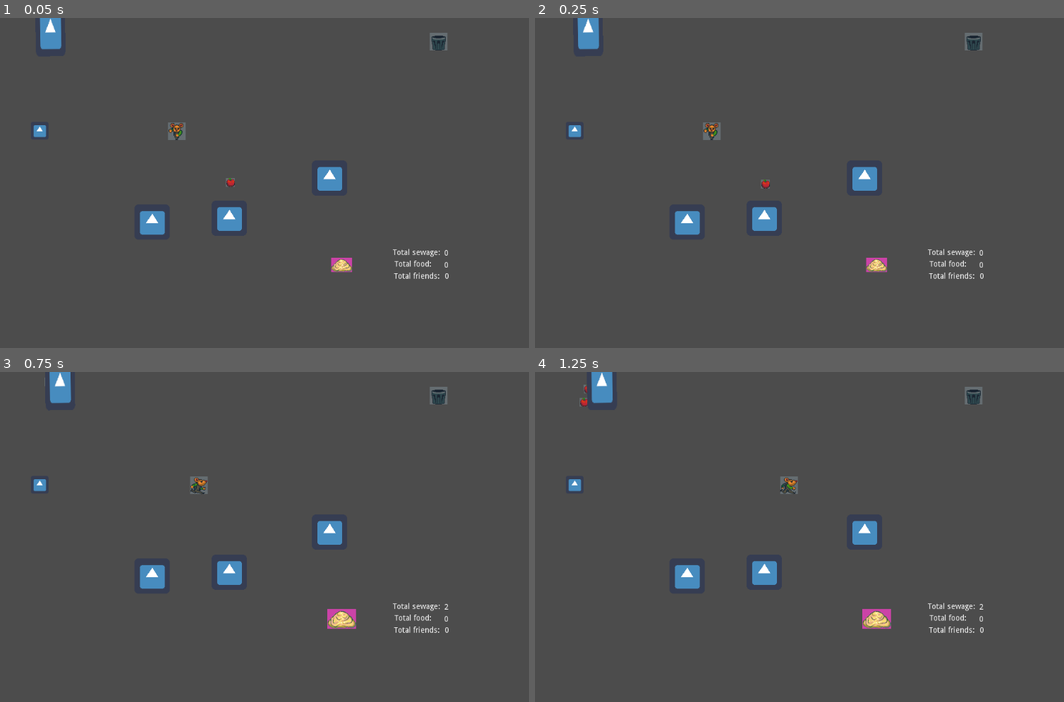
Above: before the commit, frames 1-4 (two rows, left to right).
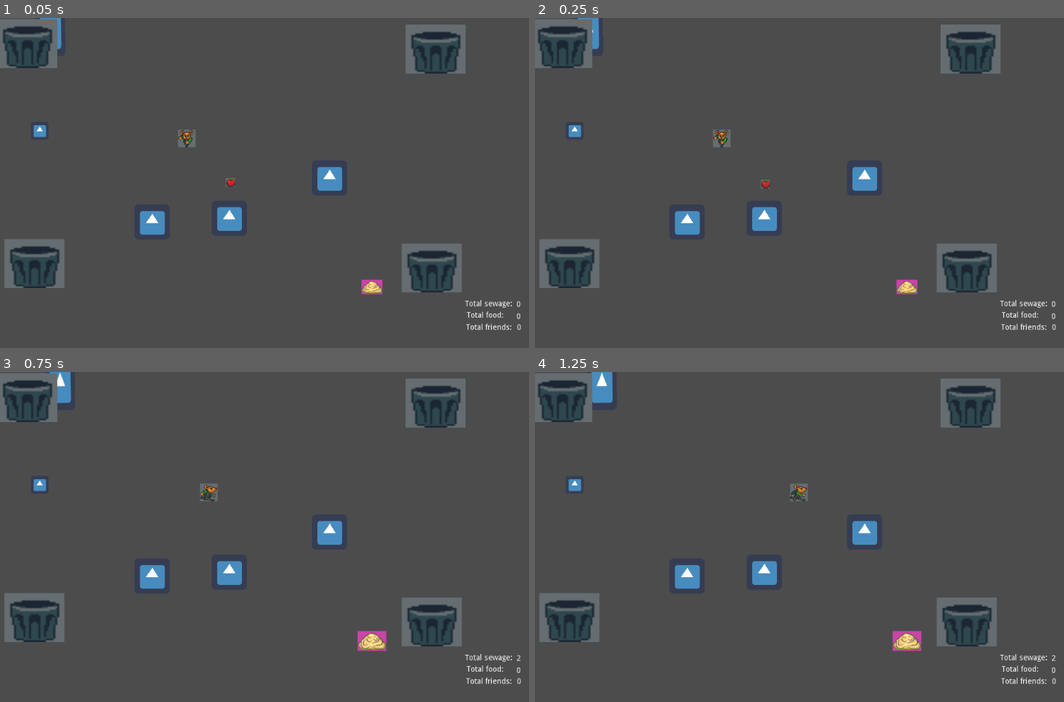
Above: after the commit, the same moments.

Repository: darthbeeblebrox/gamejam2
Game: Godot game, scene res://Scenes/Main.tscn
Same seed, same stepped clock (60 frames per second), same inputs: the game is played once before the commit and once after it. The engine's default icon, where the game draws it, is replaced by a stand-in: a white triangle on a blue panel in a dark square.
Inputs:
- Up to frame 1 (0.05 s): no input
- Up to frame 2 (0.25 s): no input
- Up to frame 3 (0.75 s): tap Enter (ui_accept) at 0.5 s; hold Right (ui_right) from 0.53 s (still down); hold Space (ui_dash, bound only after the commit) from 0.53 s (still down)
- Up to frame 4 (1.25 s): keep holding Right (ui_right); keep holding Space (ui_dash, bound only after the commit); tap Enter (ui_accept) at 0.77 s

The runs differ from the first frame. In frame 1, 7.0% of the frame differs, in the area x 0-99%, y 0-95%; in frame 2, 7.0%; in frame 3, 7.3%; in frame 4, 7.3%.

Commit message:
Corner trash cans that eat the trash

Diff:
--- a/Scenes/Main.tscn
+++ b/Scenes/Main.tscn
@@ -12,16 +12,13 @@
 [node name="Main" type="Node"]
 
 [node name="Player" parent="." instance=ExtResource( 1 )]
-position = Vector2( 321, 206 )
-
-[node name="TrashCan" parent="." instance=ExtResource( 2 )]
-position = Vector2( 796, 43 )
+position = Vector2( 339, 219 )
 
 [node name="Food" parent="." instance=ExtResource( 5 )]
 position = Vector2( 418, 299 )
 
 [node name="HUD" parent="." instance=ExtResource( 4 )]
-position = Vector2( 713, 420 )
+position = Vector2( 844, 513 )
 
 [node name="Sewers" type="Node" parent="."]
 
@@ -37,7 +34,21 @@
 [node name="NPCPath" parent="." instance=ExtResource( 6 )]
 
 [node name="Fatberg" parent="." instance=ExtResource( 7 )]
-position = Vector2( 620, 447 )
+position = Vector2( 675, 487 )
 
 [node name="NPCShop" parent="." instance=ExtResource( 8 )]
 position = Vector2( 72, 204 )
+
+[node name="TrashCans" type="Node" parent="."]
+
+[node name="TrashCan" parent="TrashCans" instance=ExtResource( 2 )]
+position = Vector2( 792, 55 )
+
+[node name="TrashCan2" parent="TrashCans" instance=ExtResource( 2 )]
+position = Vector2( 64, 445 )
+
+[node name="TrashCan3" parent="TrashCans" instance=ExtResource( 2 )]
+position = Vector2( 785, 453 )
+
+[node name="TrashCan4" parent="TrashCans" instance=ExtResource( 2 )]
+position = Vector2( 51, 45 )
--- a/Scenes/Player.tscn
+++ b/Scenes/Player.tscn
@@ -128,3 +128,9 @@
 __meta__ = {
 "_edit_use_anchors_": false
 }
+
+[node name="DashCooldown" type="Timer" parent="."]
+wait_time = 0.5
+one_shot = true
+
+[connection signal="timeout" from="DashCooldown" to="." method="_on_DashCooldown_timeout"]
--- a/Scenes/TrashCan.tscn
+++ b/Scenes/TrashCan.tscn
@@ -27,17 +27,20 @@
 } ]
 
 [sub_resource type="CapsuleShape2D" id=4]
-radius = 15.0
+radius = 55.0
 height = 6.0
 
 [node name="TrashCan" type="Area2D"]
 script = ExtResource( 2 )
 
 [node name="AnimatedSprite" type="AnimatedSprite" parent="."]
+position = Vector2( -1, 1 )
+scale = Vector2( 3.40625, 2.78125 )
 frames = SubResource( 3 )
 animation = "trashcan"
 
 [node name="CollisionShape2D" type="CollisionShape2D" parent="."]
+position = Vector2( -1, 0 )
 shape = SubResource( 4 )
 
 [connection signal="body_entered" from="." to="." method="_on_TrashCan_body_entered"]
--- /dev/null
+++ b/Scenes/TrashResource.tscn
@@ -0,0 +1,20 @@
+[gd_scene load_steps=4 format=2]
+
+[ext_resource path="res://Sprites/Items/trash.png" type="Texture" id=1]
+[ext_resource path="res://Scripts/TrashResource.gd" type="Script" id=2]
+
+[sub_resource type="CircleShape2D" id=3]
+radius = 16.2788
+
+[node name="Trash" type="RigidBody2D"]
+script = ExtResource( 2 )
+
+[node name="AnimatedSprite" type="Sprite" parent="."]
+texture = ExtResource( 1 )
+
+[node name="CollisionShape2D" type="CollisionShape2D" parent="."]
+shape = SubResource( 3 )
+
+[node name="PickUpArea" type="Area2D" parent="."]
+
+[connection signal="body_entered" from="PickUpArea" to="." method="_on_PickUpArea_body_entered"]
--- a/Scripts/NPC.gd
+++ b/Scripts/NPC.gd
@@ -1,12 +1,26 @@
 extends Node2D
 
-export var object = preload("res://Scenes/FoodResource.tscn")
+export var food_resource = preload("res://Scenes/FoodResource.tscn")
+export var trash_resource = preload("res://Scenes/TrashResource.tscn")
+
 onready var parent_path = get_node("..")
+
+
+func _ready():
+	randomize()
+
+
+func get_random_resource():
+	var i = randi() % 100
+	if i < 20:
+		return food_resource.instance()
+	else:
+		return trash_resource.instance()
 
 
 func spawn_resource():
 	# TODO: not just one resource
-	var new_food = object.instance()
+	var new_food = get_random_resource()
 	# At the spawner location
 	new_food.position = parent_path.position
 	ScoreSingleton.add_child(new_food)
--- a/Scripts/Player.gd
+++ b/Scripts/Player.gd
@@ -6,10 +6,12 @@
 var direction = Vector2.ZERO
 var velocity = Vector2.ZERO
 var screen_size
-export var speed = 200
+export var BASE_SPEED = 200
+export var DASH_MULTIPLIER = 3
+var speed = 200
 export var GODMODE = true
-export var can_recruit_friend = false
-
+var can_recruit_friend = false
+var can_dash = true
 
 func _ready():
 	screen_size = get_viewport_rect().size
@@ -21,8 +23,17 @@
 		if can_recruit_friend:
 			ScoreSingleton.recruit_friend_using_food(1)
 
+	if event.is_action_pressed("ui_dash"):
+		if can_dash and ScoreSingleton.TOTAL_FOOD > 1:
+			ScoreSingleton.add_food(-1)
+			$DashCooldown.start()
+			speed = DASH_MULTIPLIER*BASE_SPEED
+			can_dash = false
 
-#func _process(delta):
+
+func reset_dash():
+	speed = BASE_SPEED
+	can_dash = true
 
 
 func _physics_process(delta):
@@ -57,3 +68,7 @@
 	direction.y = Input.get_action_strength("ui_down") - Input.get_action_strength("ui_up")
 
 	return direction
+
+
+func _on_DashCooldown_timeout():
+	reset_dash()
--- a/Scripts/Sewer.gd
+++ b/Scripts/Sewer.gd
@@ -6,6 +6,5 @@
 
 
 func _on_Sewer_body_entered(body):
-	print("Item touched Sewer")
 	if "can_enter_sewer" in body and body.can_enter_sewer:
 		body.add_trash_to_sewer()
--- a/Scripts/TrashClass.gd
+++ b/Scripts/TrashClass.gd
@@ -7,3 +7,7 @@
 func add_trash_to_sewer():
 	ScoreSingleton.add_sewage(1)
 	queue_free()
+
+
+func remove_trash_no_sewer():
+	queue_free()
--- /dev/null
+++ b/Scripts/TrashResource.gd
@@ -0,0 +1,8 @@
+extends TrashClass
+
+var is_food = false
+
+
+func _on_PickUpArea_body_entered(body):
+	if body.name == "Player":
+		pass
--- a/Scripts/TrashResourceSpawner.gd
+++ b/Scripts/TrashResourceSpawner.gd
@@ -1,22 +1,6 @@
 extends Area2D
-
-export var object = preload("res://Scenes/FoodResource.tscn")
-
-#
-#func _ready():
-#	connect("body_entered", self, "_on_player_body_enter")
-
-
-func spawn_resource():
-	# TODO: not just one resource
-	var new_food = object.instance()
-	# At the spawner location
-	self.add_child(new_food)
-#	new_food.linear_velocity = Vector2.ZERO
-#	new_food.apply_impulse_towards_player()
 
 
 func _on_TrashCan_body_entered(body):
-	print("Hit trash can")
-	if body.name == "Player":
-		spawn_resource()
+	if "can_enter_sewer" in body and body.can_enter_sewer:
+		body.remove_trash_no_sewer()
--- a/project.godot
+++ b/project.godot
@@ -64,6 +64,11 @@
 , Object(InputEventKey,"resource_local_to_scene":false,"resource_name":"","device":0,"alt":false,"shift":false,"control":false,"meta":false,"command":false,"pressed":false,"scancode":83,"physical_scancode":0,"unicode":0,"echo":false,"script":null)
  ]
 }
+ui_dash={
+"deadzone": 0.5,
+"events": [ Object(InputEventKey,"resource_local_to_scene":false,"resource_name":"","device":0,"alt":false,"shift":false,"control":false,"meta":false,"command":false,"pressed":false,"scancode":32,"physical_scancode":0,"unicode":0,"echo":false,"script":null)
+ ]
+}
 
 [physics]
 
Binary file added: Sprites/Items/trash.png
Not shown, added: Sprites/Items/trash.png.import
